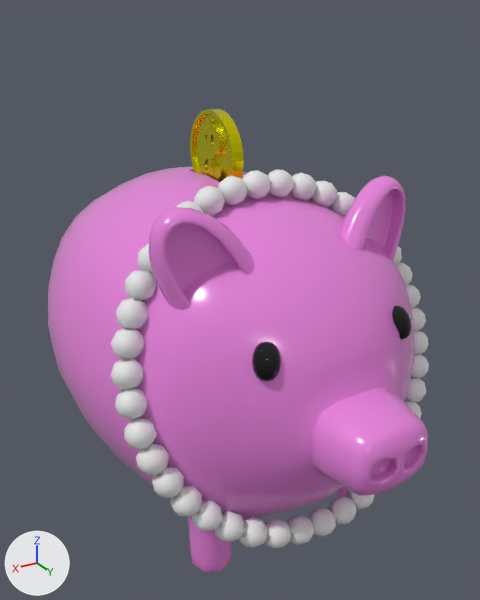
The FBX model Bearlike Project/Assets/03.Resources/Modeling/Piggy/piggy_bank_Modeling2.fbx: old version first, new version second.
The view is the same before and after, from a 50 mm lens placed at (2.75, 4.81, 2.72), pointed at (0.0, 0.21, 0.42). The axes (+X, +Y, +Z) are drawn at lower left. The lights are the same throughout. Where no turn or scale is listed for an object, it has been applied to the vertices. Vertices at the same position are counted once.

Script lines for the objects in view, before the commit:
```python
me_실린더 = bpy.data.meshes.new('실린더')
me_실린더.from_pydata(...)  # 624 vertices, 406 faces; spans x -0.057..0.057, y -0.561..0.194, z 1.208..1.952
me_실린더.materials.append(mat_coin)  # yellow #e7e100
me_큐브 = bpy.data.meshes.new('큐브')
me_큐브.from_pydata(...)  # 1618 vertices, 1576 faces; spans x -1.47..1.47, y -2.02..2.28, z -1.47..1.55
# faces by material slot: [1384, 192]
me_큐브.materials.append(mat_body)  # pink #e783db
me_큐브.materials.append(mat_eye)  # black #000000
me_큐브_002 = bpy.data.meshes.new('큐브.002')
me_큐브_002.from_pydata(...)  # 1351 vertices, 1900 faces; spans x -1.45..1.45, y 0.35..1.6, z -1.22..1.57
ob_coin = bpy.data.objects.new('coin', me_실린더)
ob_coin.location = (0.0, 0.0, 0.041)
ob_necklace = bpy.data.objects.new('necklace', me_큐브_002)
ob_necklace.location = (0.0, 0.001, 0.03)
ob_piggy = bpy.data.objects.new('piggy', me_큐브)
ob_piggy.location = (0.0, 0.0, 0.0)
```
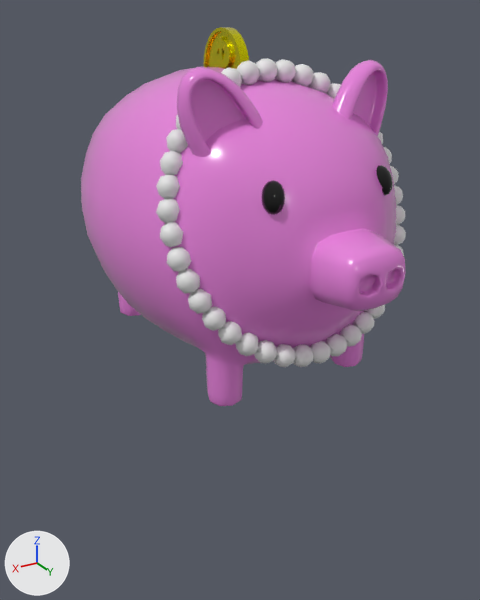
Edits to the bpy script that builds the scene:
```text
Change me_실린더:
    where me_실린더.from_pydata(...)  # 624 vertices, 406 faces; spans x -0.057..0.057, y -0.561..0.194, z 1.208..1.952
    used by ob_coin; location = (0.0, 0.0, 0.041)
    me_실린더 part 14: the whole mesh is scaled about its middle by (0.768, 0.789, 0.8), then moved by (0.0, 0.161, 0.719)
Change me_큐브_002:
    used by ob_necklace; location = (0.0, 0.001, 0.03)
    remove me_큐브_002.from_pydata(...)  # 1351 vertices, 1900 faces; spans x -1.45..1.45, y 0.35..1.6, z -1.22..1.57
    add me_큐브_002.from_pydata(...)  # 1346 vertices, 1900 faces; spans x -1.05..1.05, y 0.54..1.47, z 0.3..2.4
    me_큐브_002 part 2: the loose piece of 68 vertices spanning x -0.11..0.34, y 0.35..0.58, z 1.34..1.57 is scaled about its middle by (0.723, 0.732, 0.755), then moved by (-0.03, 0.16, 0.86)
    me_큐브_002 part 3: the loose piece of 35 vertices spanning x -0.33..-0.1, y 0.36..0.58, z 1.34..1.56 is scaled about its middle by (0.723, 0.732, 0.755), then moved by (0.06, 0.16, 0.86)
    me_큐브_002 part 4: the loose piece of 33 vertices spanning x -0.54..-0.32, y 0.38..0.6, z 1.29..1.51 is scaled about its middle by (0.723, 0.732, 0.755), then moved by (0.12, 0.15, 0.87)
    me_큐브_002 part 5: the loose piece of 34 vertices spanning x -0.74..-0.51, y 0.41..0.64, z 1.21..1.43 is scaled about its middle by (0.723, 0.732, 0.755), then moved by (0.17, 0.14, 0.89)
    me_큐브_002 part 6: the loose piece of 67 vertices spanning x -1.08..-0.69, y 0.45..0.73, z 0.96..1.32 is scaled about its middle by (0.723, 0.734, 0.753), then moved by (0.25, 0.13, 0.93)
    me_큐브_002 part 7: the loose piece of 35 vertices spanning x -1.31..-1.08, y 0.64..0.86, z 0.65..0.87 is scaled about its middle by (0.723, 0.732, 0.755), then moved by (0.33, 0.09, 1.03)
    me_큐브_002 part 8: the loose piece of 65 vertices spanning x -1.44..-1.16, y 0.71..1.01, z 0.27..0.68 is scaled about its middle by (0.723, 0.735, 0.753), then moved by (0.36, 0.06, 1.1)
    me_큐브_002 part 9: the loose piece of 303 vertices spanning x 0.09..1.44, y 0.95..1.6, z -1.2..0.09 is scaled about its middle by (0.723, 0.744, 0.752), then moved by (-0.21, -0.05, 1.36)
    me_큐브_002 part 10: a new loose piece of 370 vertices spanning x -1.05..0.08, y 0.92..1.47, z 0.3..1.44
    me_큐브_002 part 11: a new loose piece of 169 vertices spanning x 0.71..1.05, y 0.7..1.09, z 1.27..1.99
    me_큐브_002 part 12: a new loose piece of 133 vertices spanning x 0.23..0.79, y 0.56..0.82, z 1.94..2.35
    me_큐브_002 part 13: 6 loose pieces with 677 vertices, spanning x -1.45..1.45, y 0.38..1.6, z -1.22..1.51, are deleted
Change me_큐브:
    where me_큐브.from_pydata(...)  # 1618 vertices, 1576 faces; spans x -1.47..1.47, y -2.02..2.28, z -1.47..1.55
    used by ob_piggy; location = (0.0, 0.0, 0.0)
    me_큐브 part 1: the whole mesh is scaled about its middle by (0.768, 0.789, 0.8), then moved by (0.0, 0.14, 1.17)
Change ob_coin:
    ob_coin.location: (0.0, 0.0, 0.041) -> (0.0, 0.024, 0.029)
Change ob_necklace:
    ob_necklace.location: (0.0, 0.001, 0.03) -> (0.0, -0.037, 0.03)
```

Location of each change, (x1, y1, x2, y2) in pixels of the pictures (480 x 600 px; the box of a moved part takes in the faces that stretch with it):
'piggy', mesh rescaled (14% narrower, 15% shorter)
    before: (48, 167, 428, 573)
    after: (81, 60, 406, 406)
'necklace', reshaped, moved (22% narrower, 18% shorter)
    before: (110, 169, 429, 548)
    after: (156, 58, 406, 367)
'coin', mesh rescaled, moved
    before: (190, 109, 244, 182)
    after: (204, 27, 249, 69)
part 2 of me_큐브_002, moved or reshaped
    before: (218, 170, 270, 205)
    after: (237, 58, 277, 85)
part 3 of me_큐브_002, moved or reshaped
    before: (268, 169, 294, 198)
    after: (274, 59, 296, 83)
part 4 of me_큐브_002, moved or reshaped
    before: (289, 173, 316, 201)
    after: (292, 64, 314, 87)
part 5 of me_큐브_002, moved or reshaped
    before: (310, 181, 337, 207)
    after: (308, 72, 331, 93)
part 6 of me_큐브_002, moved or reshaped
    before: (329, 192, 355, 217)
    after: (325, 83, 341, 99)
part 7 of me_큐브_002, moved or reshaped
    before: (393, 247, 402, 265)
    after: (378, 132, 383, 144)
part 8 of me_큐브_002, moved or reshaped
    before: (396, 263, 421, 308)
    after: (384, 147, 399, 184)
part 9 of me_큐브_002, moved or reshaped
    before: (124, 419, 314, 548)
    after: (167, 247, 313, 367)
part 10 of me_큐브_002, added
    after: (310, 185, 406, 364)
part 11 of me_큐브_002, added
    after: (156, 129, 188, 247)
part 12 of me_큐브_002, added
    after: (176, 68, 242, 130)
part 13 of me_큐브_002, deleted
    before: (110, 186, 429, 536)
